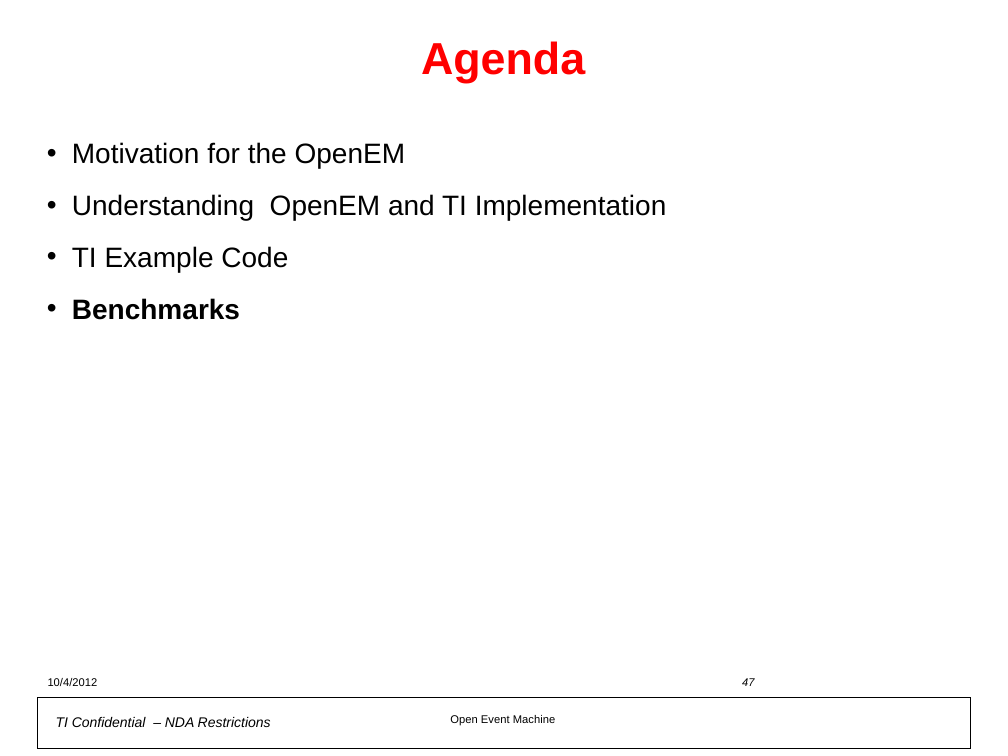
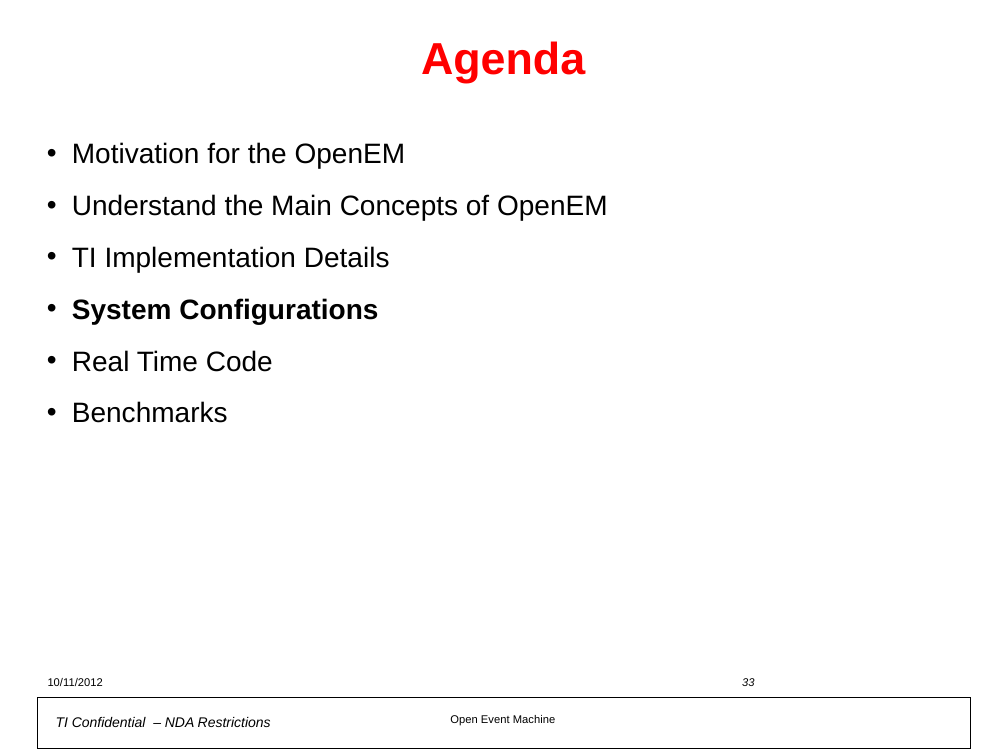
Before and after one commit to hari1989/keystone-workshop, a slide deck: slide 33 of preliminary/Open Event Machine.pptx (slide 47 before the commit). Drawn at 1008x756 pixels with LibreOffice and Linux fonts; fonts in the diff are those of the drawing; background and template pictures are left out. Boxes give left, top, right and bottom in pixels: in the first picture for what was removed or moved away, otherwise in the second. Text is boxed around its words. In the diff, an @@ line names an element or a change of style, - is before the commit and + after.

```diff
--- a/preliminary/Open Event Machine.pptx
+++ b/preliminary/Open Event Machine.pptx
@@ text at (72,194,608,372): text changed @@
-• Understanding OpenEM and TI Implementation
-• TI Example Code
+• Understand the Main Concepts of OpenEM
+• TI Implementation Details
+• System Configurations
+• Real Time Code
@@ text at (72,401,228,423): bold off in "Benchmarks" @@
@@ text at (48,678,103,686): text changed @@
-10/4/2012
+10/11/2012
@@ page number at (742,678,754,686): text changed @@
-47
+33
```
Also in this commit, not shown: 43 other slides changed, 7 slides added, 6 slides removed.
